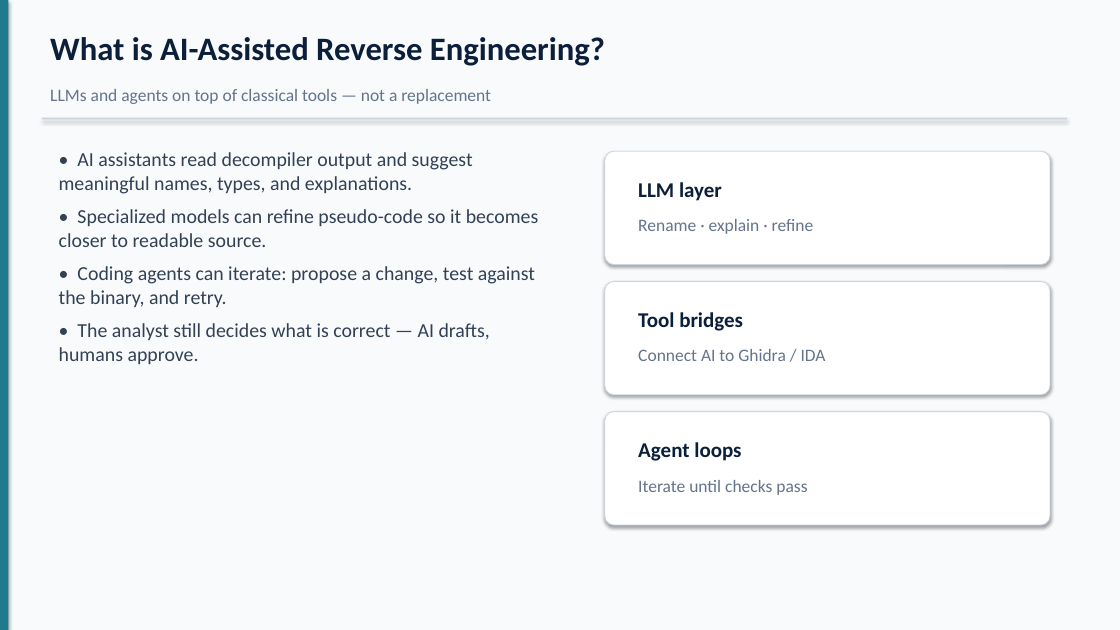
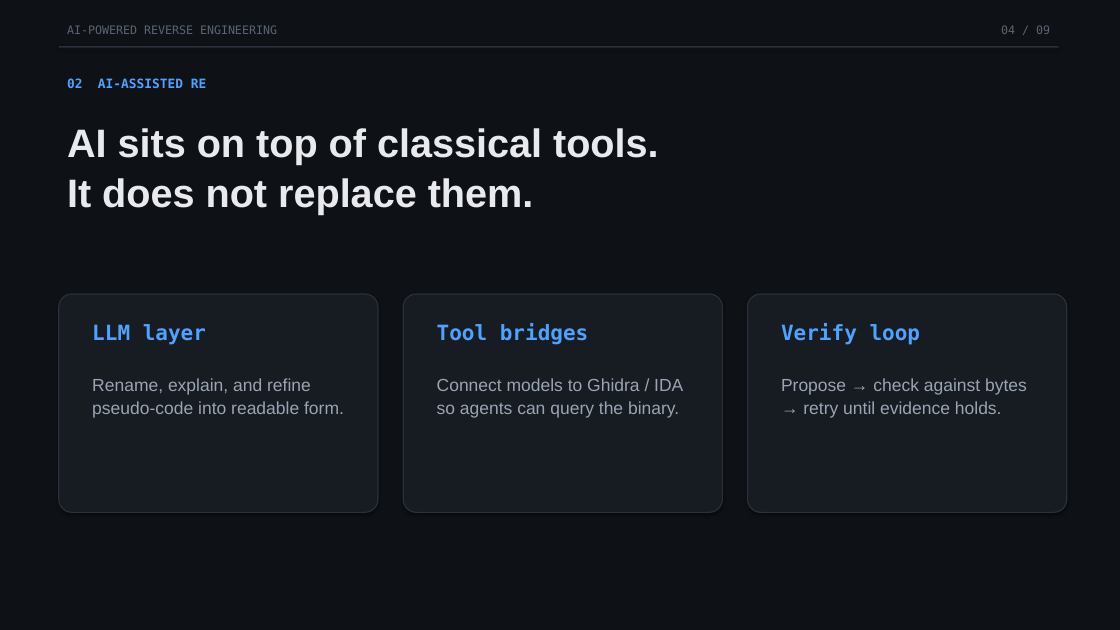
Before and after one commit to Ankritjarngal/coding-platform-assignment, a slide deck: slide 4 of seminar/Ankrit_Jarngal_2023BSE028_Seminar_PPT.pptx. Drawn at 1120x630 pixels with LibreOffice and Linux fonts; fonts in the diff are those of the drawing. Boxes give left, top, right and bottom in pixels: in the first picture for what was removed or moved away, otherwise in the second. Text is boxed around its words. In the diff, an @@ line names an element or a change of style, - is before the commit and + after.

```diff
--- a/seminar/Ankrit_Jarngal_2023BSE028_Seminar_PPT.pptx
+++ b/seminar/Ankrit_Jarngal_2023BSE028_Seminar_PPT.pptx
@@ background #F8FAFC to #0E1116 @@
@@ rectangle removed at bbox=[0, 0, 8, 630] @@
@@ text added at bbox=[67, 25, 277, 34], 10 pt, text #5B6572 @@
+AI-POWERED REVERSE ENGINEERING
@@ text added at bbox=[1001, 25, 1050, 34], 10 pt, text #5B6572 @@
+04 / 09
@@ rectangle: place and size @@
-rectangle at bbox=[42, 118, 1067, 119]
+rectangle at bbox=[59, 46, 1059, 48]
@@ rectangle at bbox=[59, 46, 1059, 48]: fill #CBD5E1 to #2A313B @@
@@ text at bbox=[67, 77, 206, 91]: text changed; size 28 to 11 pt; font Calibri to DejaVu Sans Mono; text colour #0B1F3A to #4DA3FF @@
-What is AI-Assisted Reverse Engineering?
+02 AI-ASSISTED RE
@@ text at bbox=[67, 128, 659, 214]: text changed; size 15 to 34 pt; font Calibri to Arial; text colour #64748B to #E8EAED; bold on @@
-LLMs and agents on top of classical tools — not a replacement
+AI sits on top of classical tools.
+It does not replace them.
@@ text removed at bbox=[59, 152, 539, 364] @@
-• AI assistants read decompiler output and suggest meaningful names, types, and explanations.
-• Specialized models can refine pseudo-code so it becomes closer to readable source.
-• Coding agents can iterate: propose a change, test against the binary, and retry.
-• The analyst still decides what is correct — AI drafts, humans approve.
@@ fill #FFFFFF to #171B22; outline #CBD5E1 0.75 pt to #2A313B 1 pt; proportions changed in 3 elements at bbox=[748, 294, 1067, 513], bbox=[403, 294, 723, 513], bbox=[59, 294, 378, 513] @@
@@ rounded rectangle: place and size @@
-rounded rectangle at bbox=[605, 151, 1050, 265]
+rounded rectangle at bbox=[59, 294, 378, 513]
@@ rounded rectangle: place and size @@
-rounded rectangle at bbox=[605, 281, 1050, 395]
+rounded rectangle at bbox=[403, 294, 723, 513]
@@ rounded rectangle: place and size @@
-rounded rectangle at bbox=[605, 412, 1050, 525]
+rounded rectangle at bbox=[748, 294, 1067, 513]
@@ text "LLM layer" at bbox=[92, 324, 206, 345]: font Calibri to DejaVu Sans Mono, text colour #0B1F3A to #4DA3FF; less space between paragraphs @@
@@ text "LLM layer": place and size @@
-text "LLM layer" at bbox=[638, 182, 722, 201]
+text "LLM layer" at bbox=[92, 324, 206, 345]
@@ text "Tool bridges": place and size @@
-text "Tool bridges" at bbox=[638, 312, 743, 331]
+text "Tool bridges" at bbox=[437, 323, 588, 345]
@@ text "Tool bridges" at bbox=[437, 323, 588, 345]: font Calibri to DejaVu Sans Mono, text colour #0B1F3A to #4DA3FF; less space between paragraphs @@
@@ text added at bbox=[781, 323, 921, 345], 18 pt, text #4DA3FF, bold @@
+Verify loop
@@ text at bbox=[92, 378, 344, 418]: text changed; font Calibri to Arial; text colour #64748B to #9AA4B2 @@
-Rename · explain · refine
+Rename, explain, and refine
+pseudo-code into readable form.
@@ text at bbox=[437, 378, 683, 418]: text changed; font Calibri to Arial; text colour #64748B to #9AA4B2 @@
-Connect AI to Ghidra / IDA
+Connect models to Ghidra / IDA
+so agents can query the binary.
@@ text at bbox=[781, 378, 1027, 418]: text changed; font Calibri to Arial; text colour #64748B to #9AA4B2 @@
-Iterate until checks pass
+Propose → check against bytes
+→ retry until evidence holds.
@@ text removed at bbox=[638, 442, 741, 461] @@
-Agent loops
```
Also in this commit, not shown: 4 other slides changed, 4 slides added, 4 slides removed, 9 other files.
